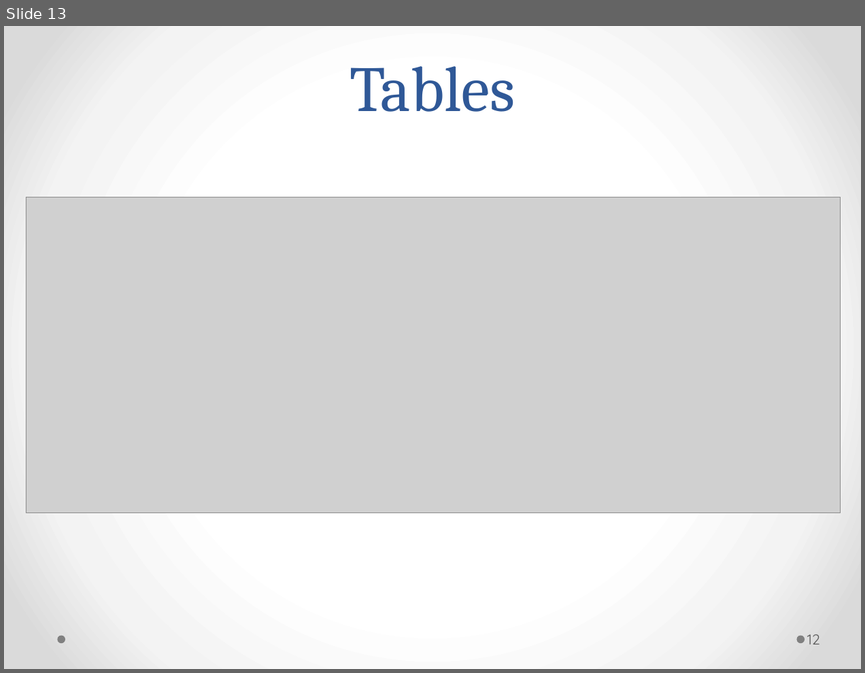
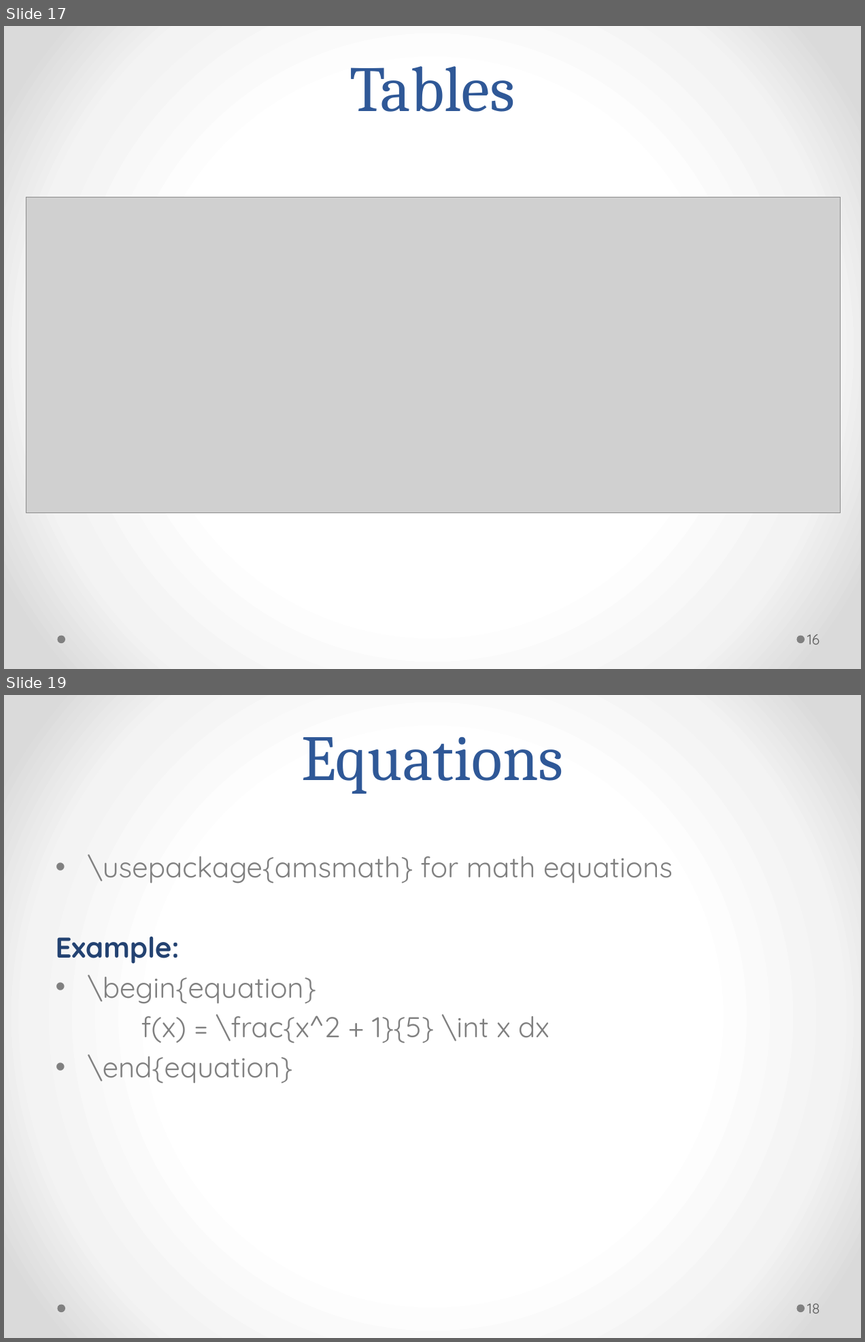
Before and after one commit to Andromedanita/Latex_workshop, a slide deck: Mine.pptx. Shown one above the other, each under a label of ours: slide 13 before the commit, slides 17 and 19 after it; the slides between them are not shown. The pictures are 865x673 and 865x1342 pixels, drawn with LibreOffice and Linux fonts; fonts in the diff are those of the drawing; grey boxes stand for pictures. Boxes give left, top, right and bottom in pixels: in the first picture for what was removed or moved away, otherwise in the second. Text is boxed around its words. In the diff, an @@ line names an element or a change of style, - is before the commit and + after.

```diff
--- a/Mine.pptx
+++ b/Mine.pptx
@@ slide 19 added at <box>4,695,861,1338</box>, background gradient #FFFFFF to #F4F4F4 to #DADADA; not listed: 2 template elements that a slide beside it also shows @@
@@ title added at <box>301,736,564,794</box>, 54 pt, text #2F5897 @@
+Equations
@@ text added at <box>56,854,672,1083</box>, 24 pt, text #808080 @@
+• \usepackage{amsmath} for math equations
+Example:
+• \begin{equation}
+f(x) = \frac{x^2 + 1}{5} \int x dx
+• \end{equation}
@@ page number added at <box>807,1303,820,1313</box>, 12 pt, text #595959 @@
+18
@@ what was slide 13 is now slide 17 @@
@@ page number at <box>807,634,819,644</box>: text changed @@
-12
+16
```
Also in this commit, not shown: 5 slides changed, 14 other slides added.
